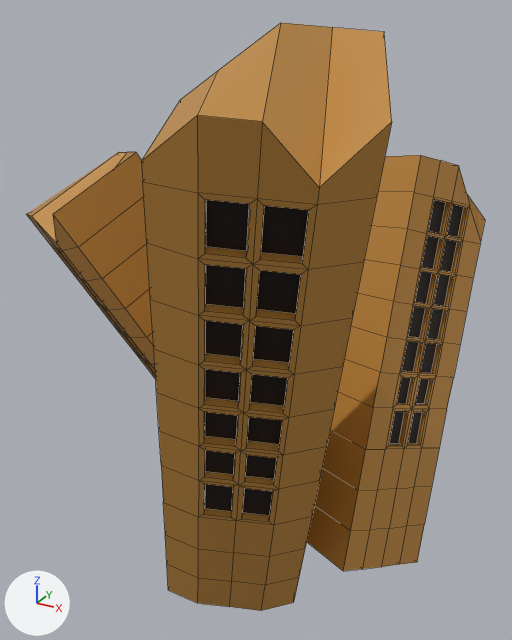
What one commit did to the FBX model Assets/Meshes/Obstaculos/Obstaculo6.fbx.
The view is the same before and after, from a 50 mm lens placed at (13.0, -24.7, 18.4), pointed at (-1.2, 1.1, 5.5). The axes (+X, +Y, +Z) are drawn at lower left. The lights are the same throughout. Mesh edges are drawn as thin lines. Where no turn or scale is listed for an object, it has been applied to the vertices.

The scene before the commit, as lines of its bpy script (objects in view):
```python
me_obstaculo6 = bpy.data.meshes.new('Obstaculo6')
me_obstaculo6.from_pydata(...)  # 1032 vertices, 1026 faces; spans x -10.2..7.4, y -10.0..11.5, z -8.6..18.0
# faces by material slot: [942, 84]
me_obstaculo6.materials.append(mat_m_piedra)  # orange #c08a3d
me_obstaculo6.materials.append(mat_m_piedraoscuro)  # black #110300
ob_obstaculo6 = bpy.data.objects.new('Obstaculo6', me_obstaculo6)
ob_obstaculo6.location = (0.0, 0.0, 0.0)
```
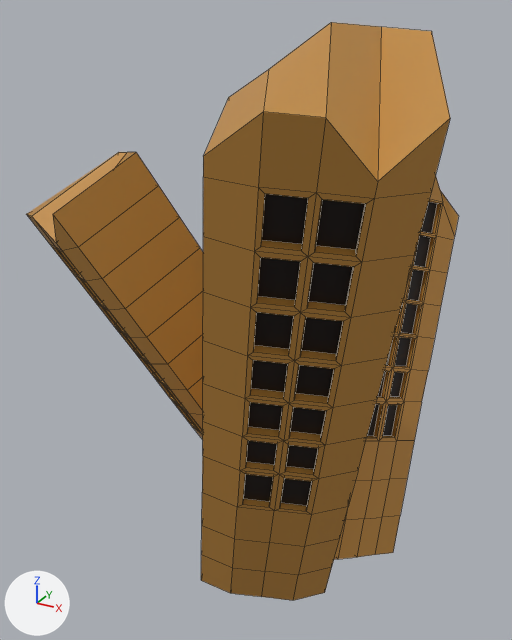
Boxes (x1, y1, x2, y2) around the edits, measured in the pictures (512 x 640 px; the box of a moved part takes in the faces that stretch with it):
'Obstaculo6', reshaped
    before: (26, 23, 485, 611)
    after: (26, 22, 458, 600)
part 1 of me_obstaculo6, moved or reshaped
    before: (141, 23, 392, 611)
    after: (201, 22, 450, 600)
part 2 of me_obstaculo6, moved or reshaped
    before: (307, 155, 485, 571)
    after: (334, 175, 458, 559)
part 3 of me_obstaculo6, surface changed
    before: (26, 152, 156, 379)
    after: (26, 152, 203, 440)

What the commit changed:
me_obstaculo6 is used by ob_obstaculo6; location (0.0, 0.0, 0.0).
me_obstaculo6 had 1032 vertices, 1026 faces and spanned x -10.2..7.4, y -10.0..11.5, z -8.6..18.0.
me_obstaculo6 now has 1032 vertices, 1026 faces and spans x -10.2..8.4, y -8.7..11.6, z -8.6..18.0.
me_obstaculo6 part 1: the loose piece of 344 vertices spanning x -5.9..7.4, y -10.0..4.4, z -8.6..18.0 is moved by (1.1, 1.3, 0.0).
me_obstaculo6 part 2: the loose piece of 344 vertices spanning x 0.7..6.8, y -0.4..11.5, z -7.7..12.5 is moved by (-1.3, 0.1, 0.0).
me_obstaculo6 part 3: texture (UV) coordinates of 1026 of 1026 faces, centred in x -9.9..6.5, y -9.7..11.2, z -7.6..16.9, changed; they spanned u 0.12..0.92, v 0.02..1.0 and now span u 0.25..0.75, v 0.75..0.75.
